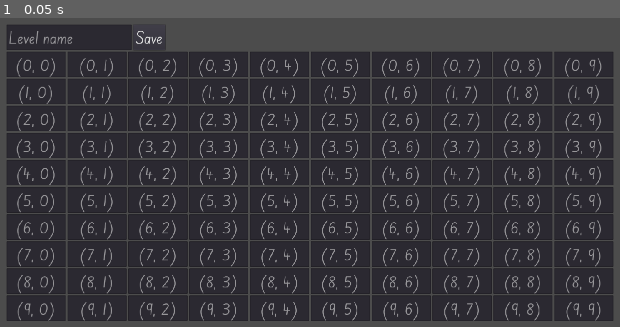
Above: before the commit, frame 1.
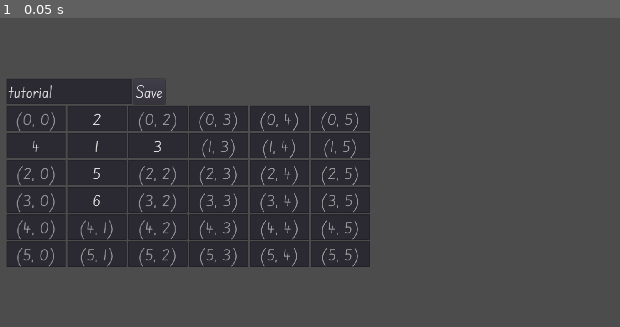
Above: after the commit, the same moment.

Repository: suaveware/gmtk-jam-2022
Game: Godot game, scene res://src/LevelEditor/LevelEditor.tscn
The game is run twice, just before and just after one commit, with the same random seed, the same clock (stepped at 60 frames per second) and the same inputs. This scene is started directly instead of the project's main scene.
Inputs:
- Up to frame 1 (0.05 s): no input

The runs differ from the first frame. In frame 1, 50% of the frame differs, in the area x 1-99%, y 2-99%.

Commit message:
level editor 2

Diff:
--- a/src/LevelEditor/LevelEditor.gd
+++ b/src/LevelEditor/LevelEditor.gd
@@ -1,33 +1,38 @@
 extends Control
 
-export var size := Vector2(10, 10)
-export var start_position := Vector2(6, 6)
+export var level: Resource = Level.new()
 
 func _ready() -> void:
-	for i in range(size.x):
-		for j in range(size.y):
+	$VBoxContainer/GridContainer.columns = level.LevelSize.x
+	$VBoxContainer/HBoxContainer/LevelName.text = level.resource_name
+	for i in range(level.LevelSize.x):
+		for j in range(level.LevelSize.y):
 			var position := Vector2(i, j)
 			var new_line_edit := LineEdit.new()
 			new_line_edit.align = new_line_edit.ALIGN_CENTER
 			new_line_edit.placeholder_text = position as String
 			new_line_edit.set_meta("position", position)
+
 			$VBoxContainer/GridContainer.add_child(new_line_edit)
+
+	for tile in level.Tiles:
+		var index: int = tile.x * level.LevelSize.x + tile.y
+		var line_edit: LineEdit = $VBoxContainer/GridContainer.get_child(index)
+
+		line_edit.text = tile.z as String
 
 
 func save() -> void:
 	if !$VBoxContainer/HBoxContainer/LevelName.text:
 		return
 
-	var level := Level.new()
-	level.LevelSize = size
-	level.StartPosition = start_position
-
+	level.Tiles = []
 	for line_edit in $VBoxContainer/GridContainer.get_children():
 		if line_edit.text:
 			var position: Vector2 = line_edit.get_meta("position")
 			level.Tiles.push_back(Vector3(position.x, position.y, line_edit.text as int))
 
-	var file_path: String = "res://levels/" + $VBoxContainer/HBoxContainer/LevelName.text + ".tres"
+	var file_path: String = "res://src/levels/" + $VBoxContainer/HBoxContainer/LevelName.text + ".tres"
 	prints("Saving ", file_path)
 	ResourceSaver.save(file_path, level)
 
--- a/src/LevelEditor/LevelEditor.tscn
+++ b/src/LevelEditor/LevelEditor.tscn
@@ -1,13 +1,15 @@
-[gd_scene load_steps=3 format=2]
+[gd_scene load_steps=4 format=2]
 
 [ext_resource path="res://src/LevelEditor/LevelEditor.gd" type="Script" id=1]
 [ext_resource path="res://theme.tres" type="Theme" id=2]
+[ext_resource path="res://src/levels/tutorial.tres" type="Resource" id=3]
 
 [node name="LevelEditor" type="Control"]
 anchor_right = 1.0
 anchor_bottom = 1.0
 theme = ExtResource( 2 )
 script = ExtResource( 1 )
+level = ExtResource( 3 )
 
 [node name="VBoxContainer" type="VBoxContainer" parent="."]
 anchor_right = 1.0
--- /dev/null
+++ b/src/levels/test.tres
@@ -0,0 +1,10 @@
+[gd_resource type="Resource" load_steps=2 format=2]
+
+[ext_resource path="res://src/classes/level.gd" type="Script" id=1]
+
+[resource]
+script = ExtResource( 1 )
+LevelSize = Vector2( 10, 10 )
+Tiles = [ Vector3( 1, 3, 1 ), Vector3( 2, 3, 2 ), Vector3( 2, 4, 2 ), Vector3( 3, 4, 2 ) ]
+StartPosition = Vector2( 6, 6 )
+Offset = Vector2( 0, 0 )
--- a/src/levels/tutorial.tres
+++ b/src/levels/tutorial.tres
@@ -3,8 +3,9 @@
 [ext_resource path="res://src/classes/level.gd" type="Script" id=1]
 
 [resource]
+resource_name = "tutorial"
 script = ExtResource( 1 )
 LevelSize = Vector2( 6, 6 )
-Tiles = [ Vector3( 1, 0, 2 ), Vector3( 0, 1, 4 ), Vector3( 1, 1, 1 ), Vector3( 2, 1, 3 ), Vector3( 1, 2, 5 ), Vector3( 1, 3, 6 ) ]
+Tiles = [ Vector3( 0, 1, 2 ), Vector3( 1, 0, 4 ), Vector3( 1, 1, 1 ), Vector3( 1, 2, 3 ), Vector3( 2, 1, 5 ), Vector3( 3, 1, 6 ) ]
 StartPosition = Vector2( 1, 1 )
 Offset = Vector2( 0, 0 )
